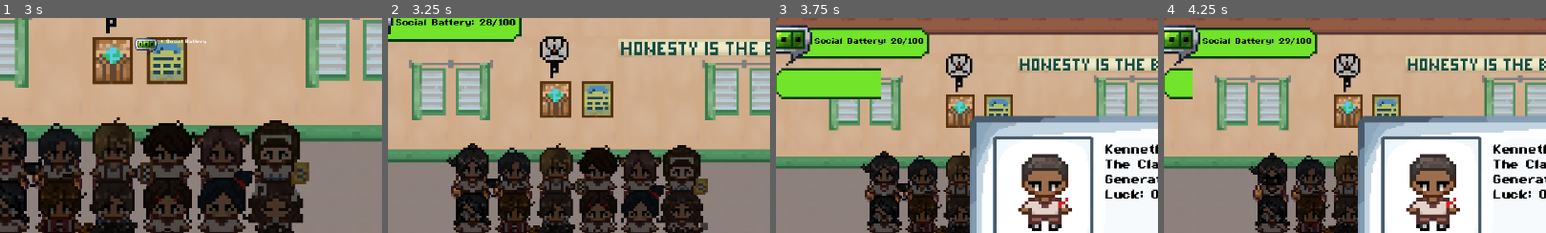
Above: before the commit, frames 1-4 (left to right).
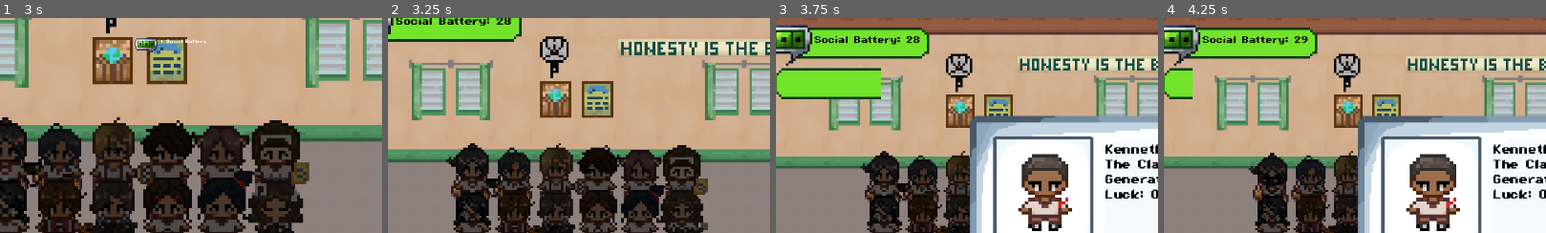
Above: after the commit, the same moments.

Repository: AzeOcram/checkpoint-gamejam
Game: Godot game, scene res://scenes/main/main.tscn
The game is run twice, just before and just after one commit, with the same random seed, the same clock (stepped at 60 frames per second) and the same inputs.
Inputs (mouse positions are % of the whole screen's width and height, from its top left):
- Up to frame 1 (3 s): click (1, 18) at 0.52 s; tap Enter at 1.25 s; move the mouse to (72, 45) at 1.27 s; press the mouse at (72, 45) at 1.28 s; tap Space at 2 s; move the mouse to (30, 55) at 2.02 s; release the mouse at (30, 55) at 2.03 s; hold S 2.03-2.78 s; click (30, 55) at 2.1 s; move the mouse to (60, 28) at 2.77 s; press the mouse at (60, 28) at 2.78 s
- Up to frame 2 (3.25 s): no input
- Up to frame 3 (3.75 s): move the mouse to (45, 70) at 3.52 s; release the mouse at (45, 70) at 3.53 s; click (45, 70) at 3.6 s
- Up to frame 4 (4.25 s): no input
The pictures show only the part of the screen within x 3-53%, y 0-50%; the shares and areas given below are measured in that part.

Frame 1 is identical in both runs. In frame 2, 0.8% of the frame differs, in the area x 2-34%, y 0-4%; in frame 3, 0.6%; in frame 4, 0.6%.

Commit message:
random bullshit go

Diff:
--- a/resources/friends/robin.tres
+++ b/resources/friends/robin.tres
@@ -1,13 +1,17 @@
 [gd_resource type="Resource" script_class="FriendData" format=3 uid="uid://cfwlyqt6btdqc"]
 
+[ext_resource type="Script" uid="uid://pj5qbrx8uar2" path="res://resources/friends/friend_qte_data.gd" id="1_572h5"]
 [ext_resource type="Script" uid="uid://chluj6iek0are" path="res://resources/friends/friend_data.gd" id="1_r8pvq"]
 [ext_resource type="Texture2D" uid="uid://ka5s5uo68ale" path="res://assets/art/characters/CLASSMATES/President/IMG_2959.PNG" id="2_hntb7"]
+[ext_resource type="Resource" uid="uid://m606qmy4wwfn" path="res://resources/friend_qna/test.tres" id="2_yoiom"]
 [ext_resource type="Texture2D" uid="uid://dlxoixwxeyx8r" path="res://assets/art/characters/CLASSMATES/President/IMG_2960.PNG" id="3_20vlf"]
 
 [resource]
 script = ExtResource("1_r8pvq")
 friend_name = "Robin Tolentino"
 desc = "The Class President"
+recruitment_cost = 2000
+social_battery_generation = 20
 sprite = ExtResource("2_hntb7")
 sprite2 = ExtResource("3_20vlf")
 map_position_index = 34
--- a/scenes/social_battery/social_battery_system.tscn
+++ b/scenes/social_battery/social_battery_system.tscn
@@ -15,10 +15,10 @@
 
 [node name="SocialBatteryLabel" type="Label" parent="." unique_id=1786502703]
 offset_left = 27.0
-offset_top = 8.0
+offset_top = 7.0
 offset_right = 219.0
-offset_bottom = 31.0
-scale = Vector2(0.25, 0.25)
+offset_bottom = 30.0
+scale = Vector2(0.3, 0.3)
 theme = ExtResource("3_t650j")
 theme_override_colors/font_color = Color(0, 0, 0, 1)
 theme_override_font_sizes/font_size = 11
--- a/scripts/friends/friend_info_panel.gd
+++ b/scripts/friends/friend_info_panel.gd
@@ -55,7 +55,7 @@
 	generation_label.text = "Generation: +" + str(data.social_battery_generation) + " SB/sec"
 	luck_label.text = "Luck: " + str(data.luck)
 
-	cost_label.text = str(data.recruitment_cost) + " SB"
+	cost_label.text = NumberFormatter.format_number(data.recruitment_cost) + " SB"
 
 	if data.unlocked:
 		buy_button.button_pressed = true
--- a/scripts/main/day_system.gd
+++ b/scripts/main/day_system.gd
@@ -6,7 +6,7 @@
 signal game_won # Optional signal for modular listeners
 
 
-const MINUTES_PER_DAY: float = 3.0
+const MINUTES_PER_DAY: float = 1.5
 
 var current_day: int = 1
 
--- a/scripts/player/player.gd
+++ b/scripts/player/player.gd
@@ -13,7 +13,6 @@
 # Consumables
 var energy: int = 0
 var social_battery: int = 25
-var max_social_battery: int = 100
 var social_battery_per_second: int = 1
 
 # Game Stats
--- a/scripts/social_battery/social_battery_system.gd
+++ b/scripts/social_battery/social_battery_system.gd
@@ -28,18 +28,9 @@
 func get_amount() -> int:
 	return Player.social_battery
 
-
-# Returns the player's maximum Social Battery.
-func get_max() -> int:
-	return Player.max_social_battery
-
-
 # Adds Social Battery to the player.
 func add(amount: int) -> void:
-	Player.social_battery = min(
-		Player.social_battery + amount,
-		Player.max_social_battery
-	)
+	Player.social_battery += amount
 
 	update_social_battery_ui()
 	social_battery_changed.emit()
@@ -69,8 +60,6 @@
 	social_battery_label.text = (
 		"Social Battery: "
 		+ NumberFormatter.format_number(get_amount())
-		+ "/"
-		+ NumberFormatter.format_number(get_max())
 	)
 
 # Generates Social Battery.
Not shown: 1 places in scenes/social_battery/social_battery_system.tscn that only renumber resources
